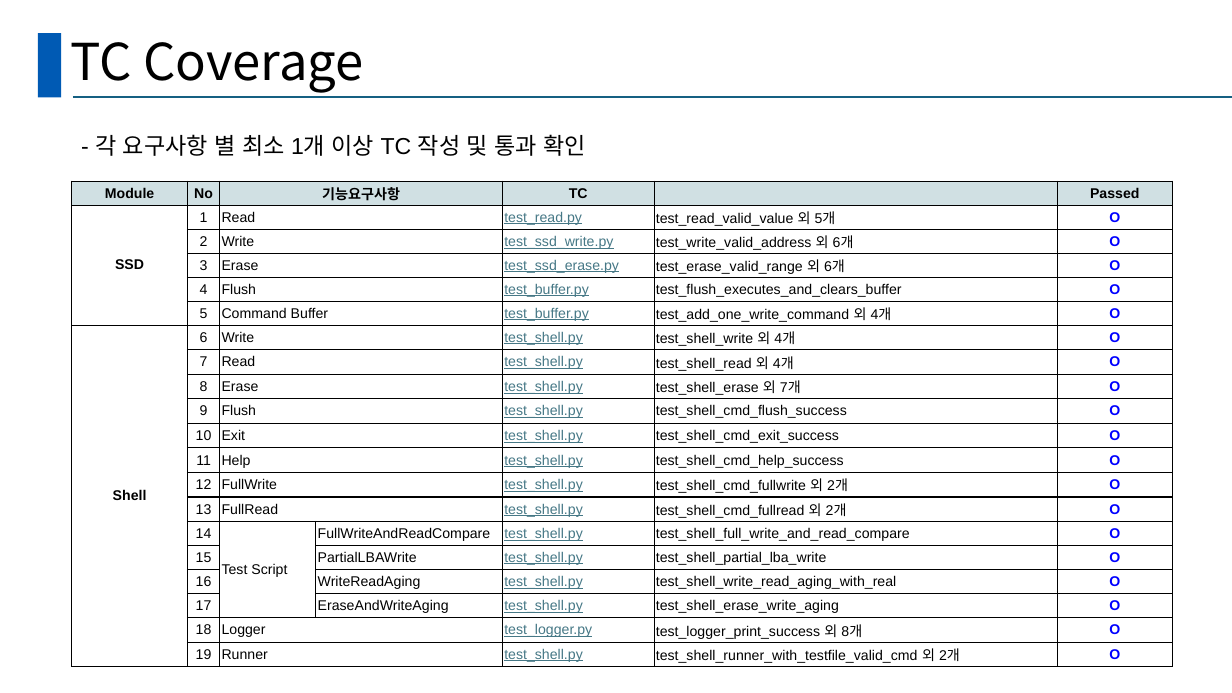
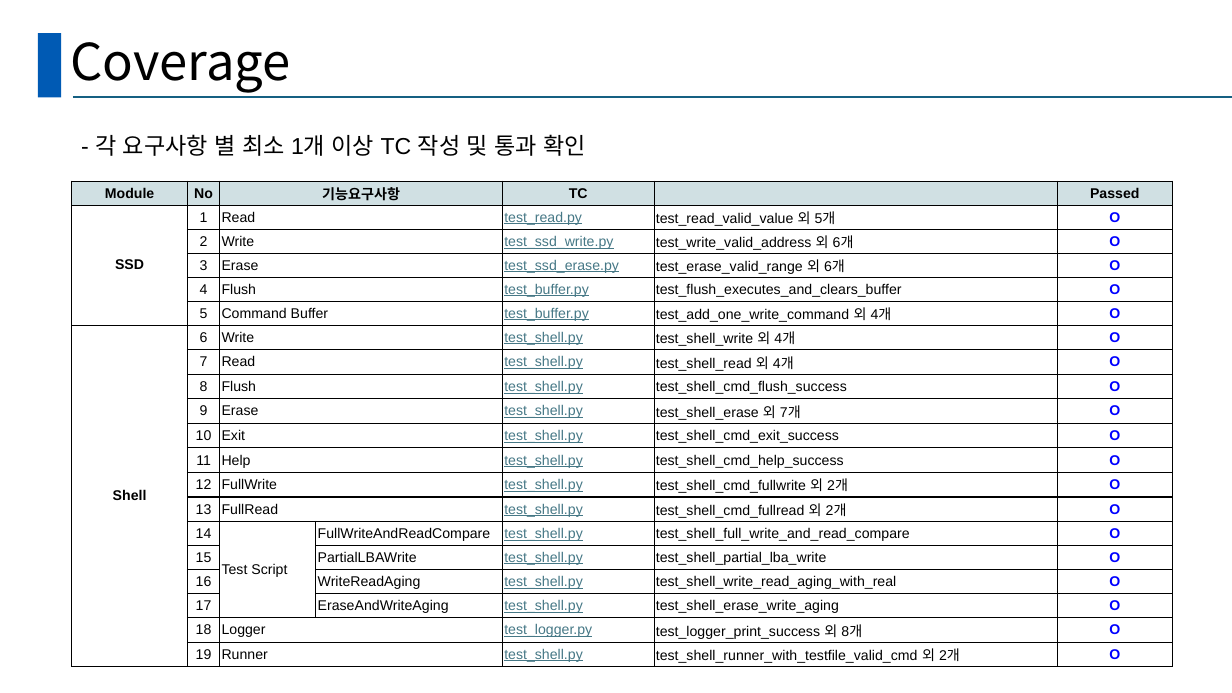
Before and after one commit to Hyominii/ssd, a slide deck: slide 12 of SSD_B_BestReviewer.pptx. Drawn at 1232x693 pixels with LibreOffice and Linux fonts; fonts in the diff are those of the drawing. Boxes give left, top, right and bottom in pixels: in the first picture for what was removed or moved away, otherwise in the second. Text is boxed around its words. In the diff, an @@ line names an element or a change of style, - is before the commit and + after.

```diff
--- a/SSD_B_BestReviewer.pptx
+++ b/SSD_B_BestReviewer.pptx
@@ title at (70,42,290,93): text changed @@
-TC Coverage
+Coverage
@@ table at (72,181,1173,667) @@
-row 9, column 3: Erase
+row 9, column 3: Flush
-row 9, column 6: test_shell_erase 외 7개
+row 9, column 6: test_shell_cmd_flush_success
-row 10, column 3: Flush
+row 10, column 3: Erase
-row 10, column 6: test_shell_cmd_flush_success
+row 10, column 6: test_shell_erase 외 7개
```
Also in this commit, not shown: 7 other slides changed, 1 slide added.
